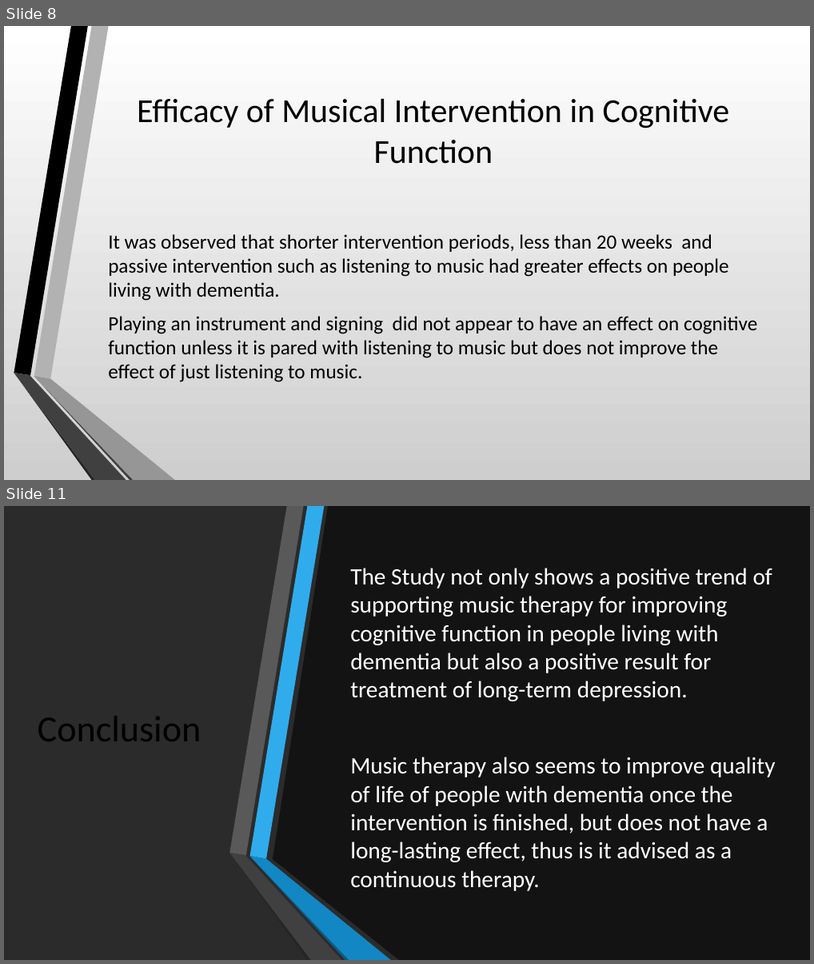
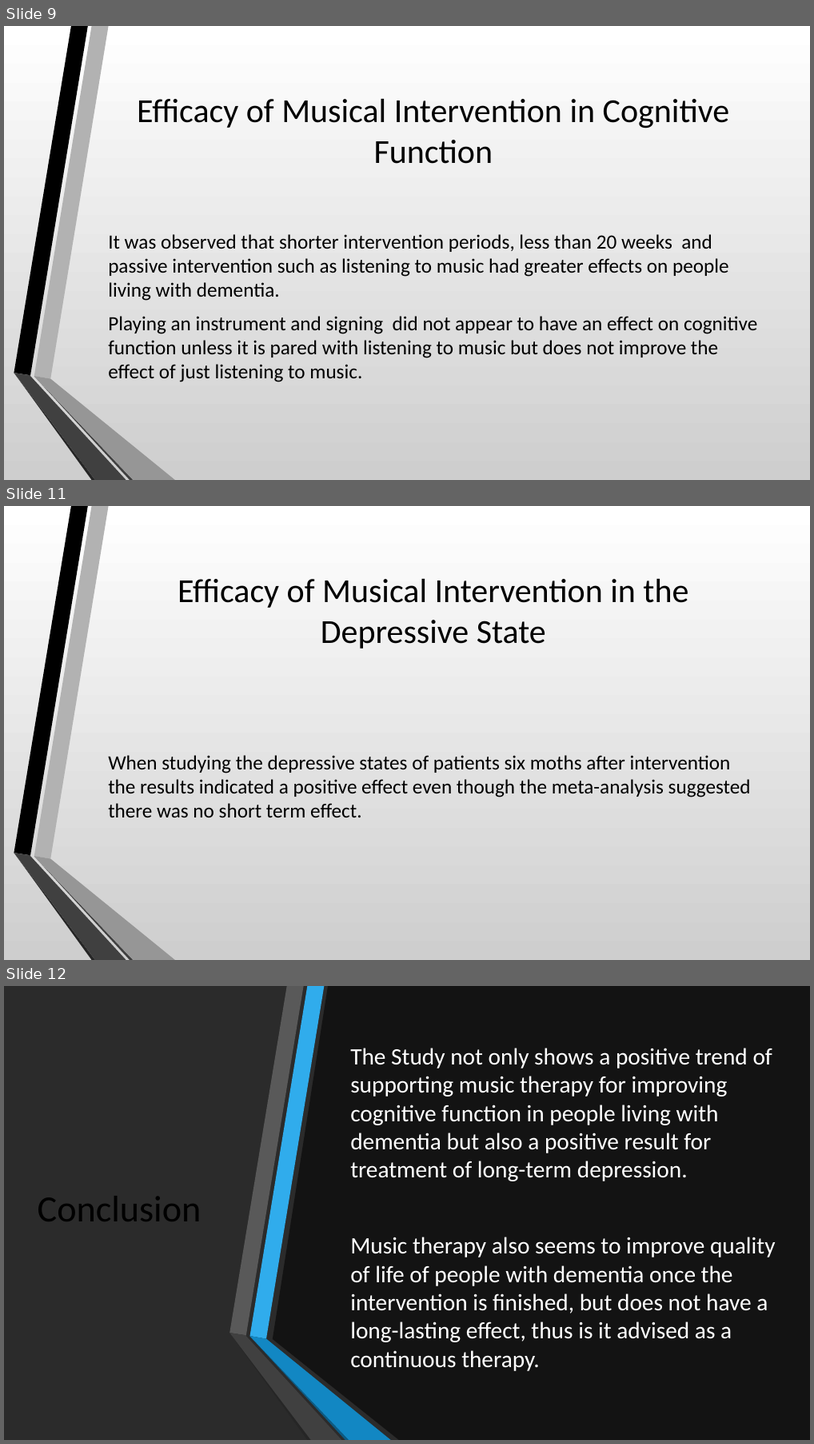
Before and after one commit to LoftieFourie/Honours_Project, a slide deck: MusicTherapy.pptx. Shown one above the other, each under a label of ours: slides 8 and 11 before the commit, slides 9, 11 and 12 after it; the slides between them are not shown. The pictures are 814x964 and 814x1444 pixels, drawn with LibreOffice and Linux fonts; fonts in the diff are those of the drawing; background and template pictures are left out; a plain dark background stands for a picture behind light text. Boxes give left, top, right and bottom in pixels: in the first picture for what was removed or moved away, otherwise in the second. Text is boxed around its words. In the diff, an @@ line names an element or a change of style, - is before the commit and + after.

Commit message:
final Music Therapy

```diff
--- a/MusicTherapy.pptx
+++ b/MusicTherapy.pptx
@@ slide 11 added at [4,506,810,960], background gradient #FFFFFF to #CECECE; not listed: 4 template elements that a slide beside it also shows @@
@@ rectangle added at [4,506,810,960], fill gradient #FFFFFF to #CECECE @@
@@ title added at [178,579,689,648], 40 pt, text #000000 @@
+Efficacy of Musical Intervention in the Depressive State
@@ text added at [108,755,751,817], 24 pt, text #000000 @@
+When studying the depressive states of patients six moths after intervention the results indicated a positive effect even though the meta-analysis suggested there was no short term effect.
@@ group added at [14,506,175,960]: 6 freeform shapes @@
@@ what was slide 8 is now slide 9 @@
@@ what was slide 11 is now slide 12 @@
```
Also in this commit, not shown: 1 slide changed, 3 other slides added, 3 slides removed.
